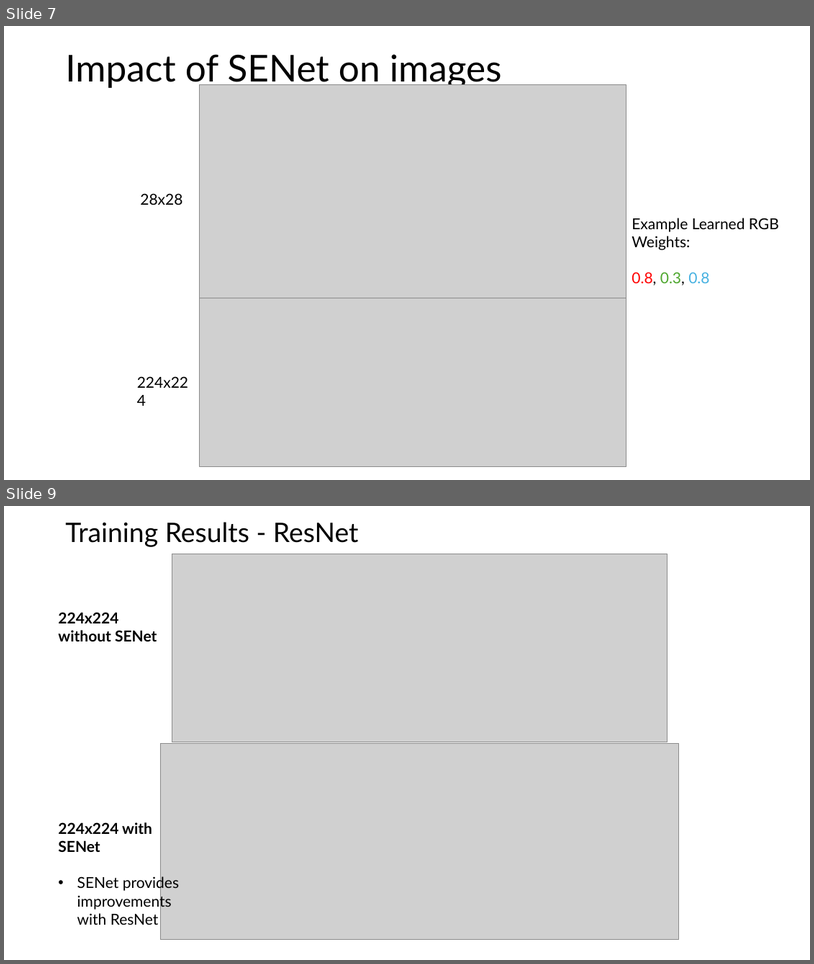
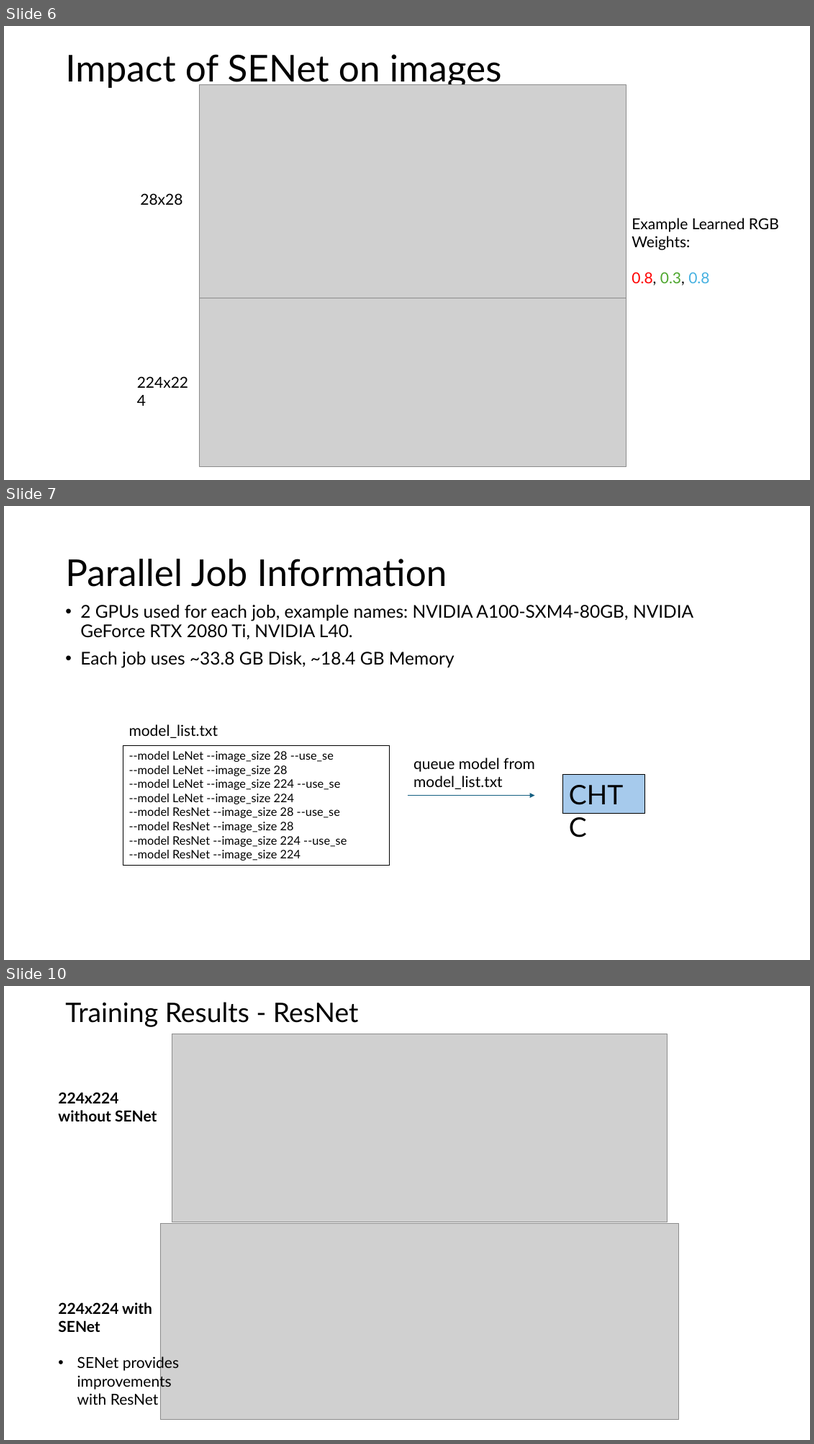
Before and after one commit to DsMouChao/DSCPproject, a slide deck: presentation.pptx. Shown one above the other, each under a label of ours: slides 7 and 9 before the commit, slides 6, 7 and 10 after it; the slides between them are not shown. The pictures are 814x964 and 814x1444 pixels, drawn with LibreOffice and Linux fonts; fonts in the diff are those of the drawing; grey boxes stand for pictures. Boxes give left, top, right and bottom in pixels: in the first picture for what was removed or moved away, otherwise in the second. Text is boxed around its words. In the diff, an @@ line names an element or a change of style, - is before the commit and + after.

```diff
--- a/presentation.pptx
+++ b/presentation.pptx
@@ slide 7 added at [4, 506, 810, 960], background #FFFFFF @@
@@ title added at [65, 559, 448, 587], 44 pt, text #000000 @@
+Parallel Job Information
@@ text added at [80, 605, 694, 668], 21 pt, text #000000 @@
+• 2 GPUs used for each job, example names: NVIDIA A100-SXM4-80GB, NVIDIA GeForce RTX 2080 Ti, NVIDIA L40.
+• Each job uses ~33.8 GB Disk, ~18.4 GB Memory
@@ text added at [129, 724, 219, 738], 18 pt, text #000000 @@
+model_list.txt
@@ rectangle added at [124, 745, 390, 865], outline #000000 0.75 pt, 14 pt, text #000000 @@
+--model LeNet --image_size 28 --use_se
+--model LeNet --image_size 28
+--model LeNet --image_size 224 --use_se
+--model LeNet --image_size 224
+--model ResNet --image_size 28 --use_se
+--model ResNet --image_size 28
+--model ResNet --image_size 224 --use_se
+--model ResNet --image_size 224
@@ text added at [414, 757, 535, 789], 18 pt, text #000000 @@
+queue model from model_list.txt
@@ rectangle added at [563, 775, 646, 813], fill #A6CAEC, outline #000000 0.75 pt, 32 pt, text #000000 @@
+CHTC
@@ arrow added from (408, 795) to (535, 795), #156082 1.5 pt @@
@@ what was slide 7 is now slide 6 @@
@@ what was slide 9 is now slide 10 @@
```
Also in this commit, not shown: 4 slides changed, 4 other slides added, 3 slides removed.
